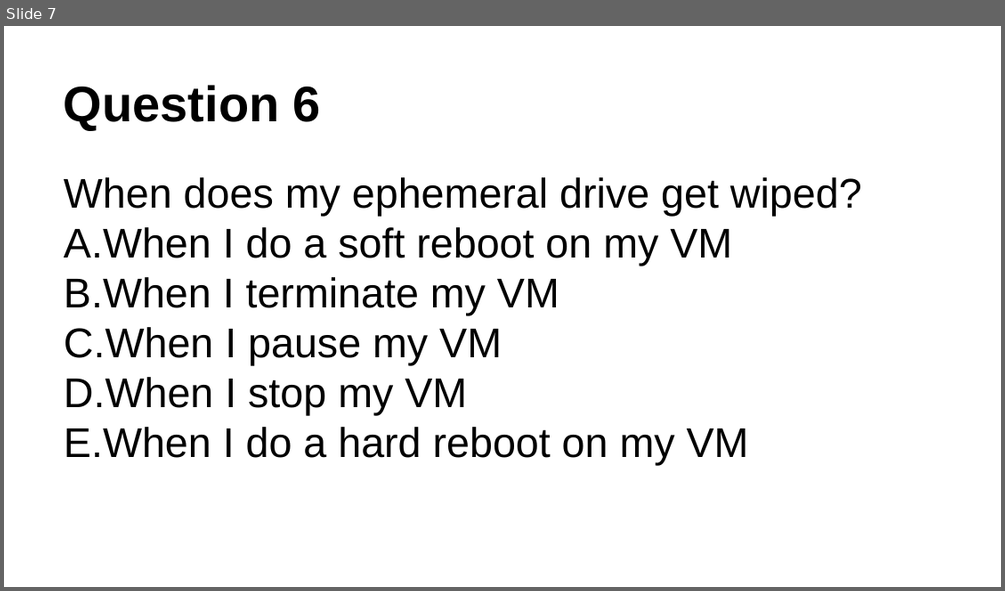
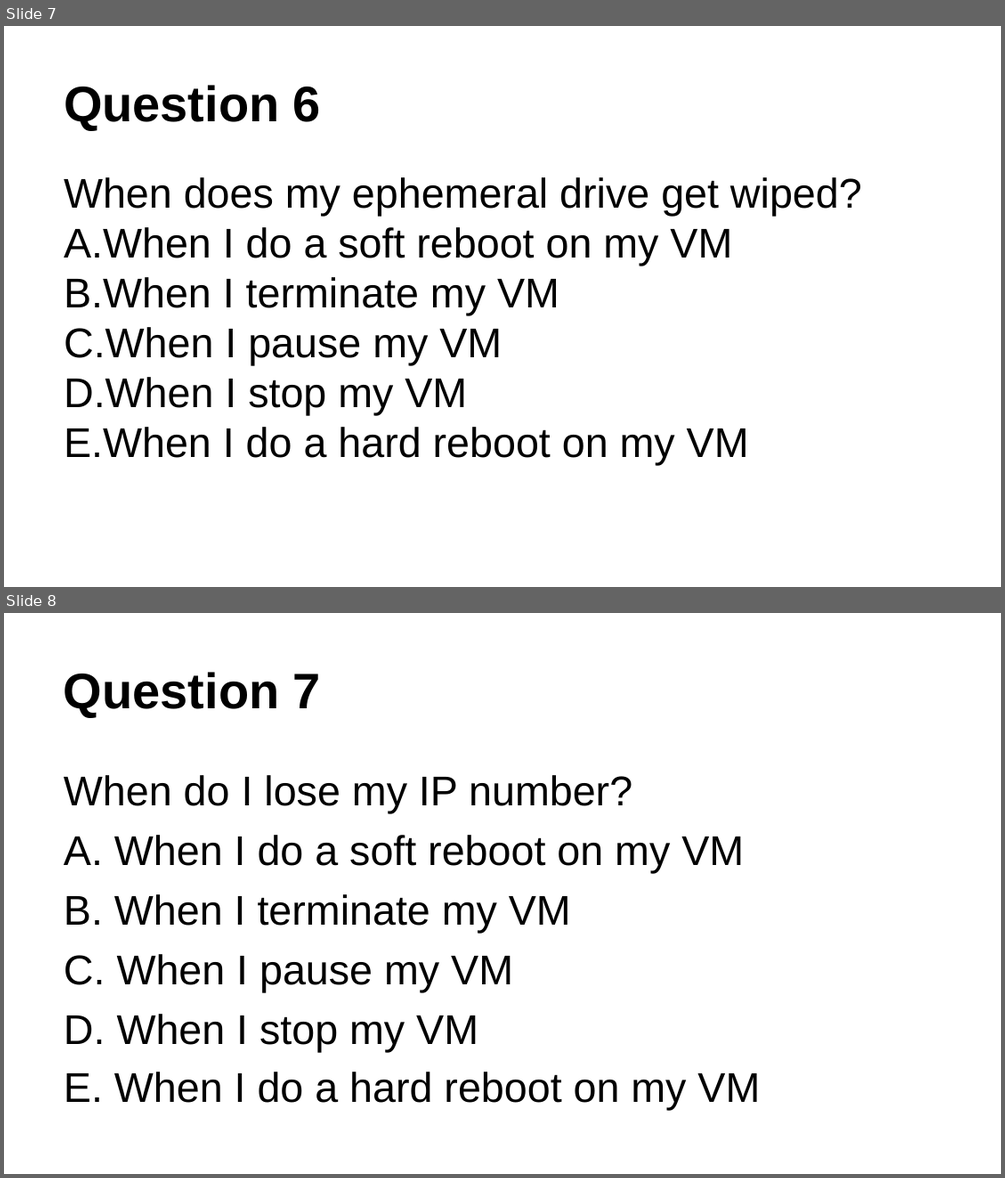
Before and after one commit to resbaz/nectar-cloud-lessons, a slide deck: Lessons/Lesson_I/Lesson_I_Questions.pptx. Shown one above the other, each under a label of ours: slide 7 before the commit, slides 7 and 8 after it. The pictures are 1005x591 and 1005x1178 pixels, drawn with LibreOffice and Linux fonts; fonts in the diff are those of the drawing. Boxes give left, top, right and bottom in pixels: in the first picture for what was removed or moved away, otherwise in the second. Text is boxed around its words. In the diff, an @@ line names an element or a change of style, - is before the commit and + after.

```diff
--- a/Lessons/Lesson_I/Lesson_I_Questions.pptx
+++ b/Lessons/Lesson_I/Lesson_I_Questions.pptx
@@ slide 8 added at [4,613,1001,1174], background #FFFFFF @@
@@ text added at [64,672,321,717], 36 pt, text #000000, bold @@
+Question 7
@@ text added at [64,775,760,1110], 30 pt, text #000000 @@
+When do I lose my IP number?
+A. When I do a soft reboot on my VM
+B. When I terminate my VM
+C. When I pause my VM
+D. When I stop my VM
+E. When I do a hard reboot on my VM
```
Also in this commit, not shown: 7 other files.
